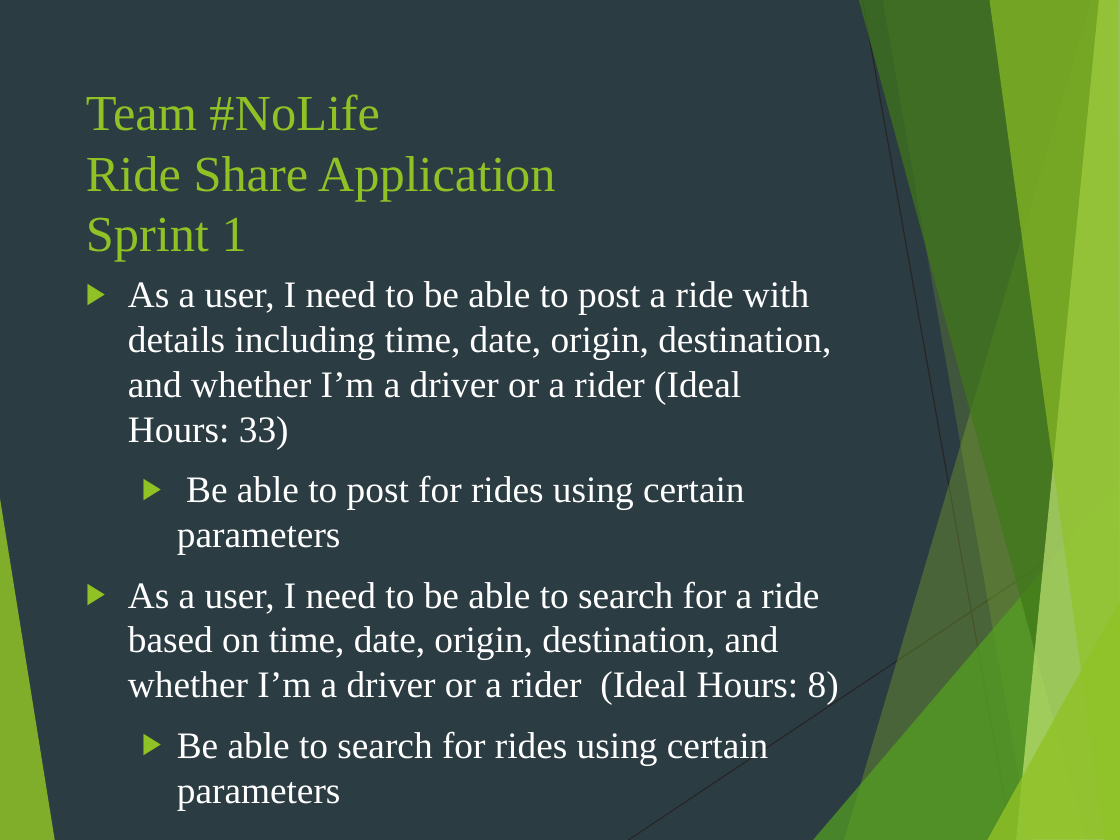
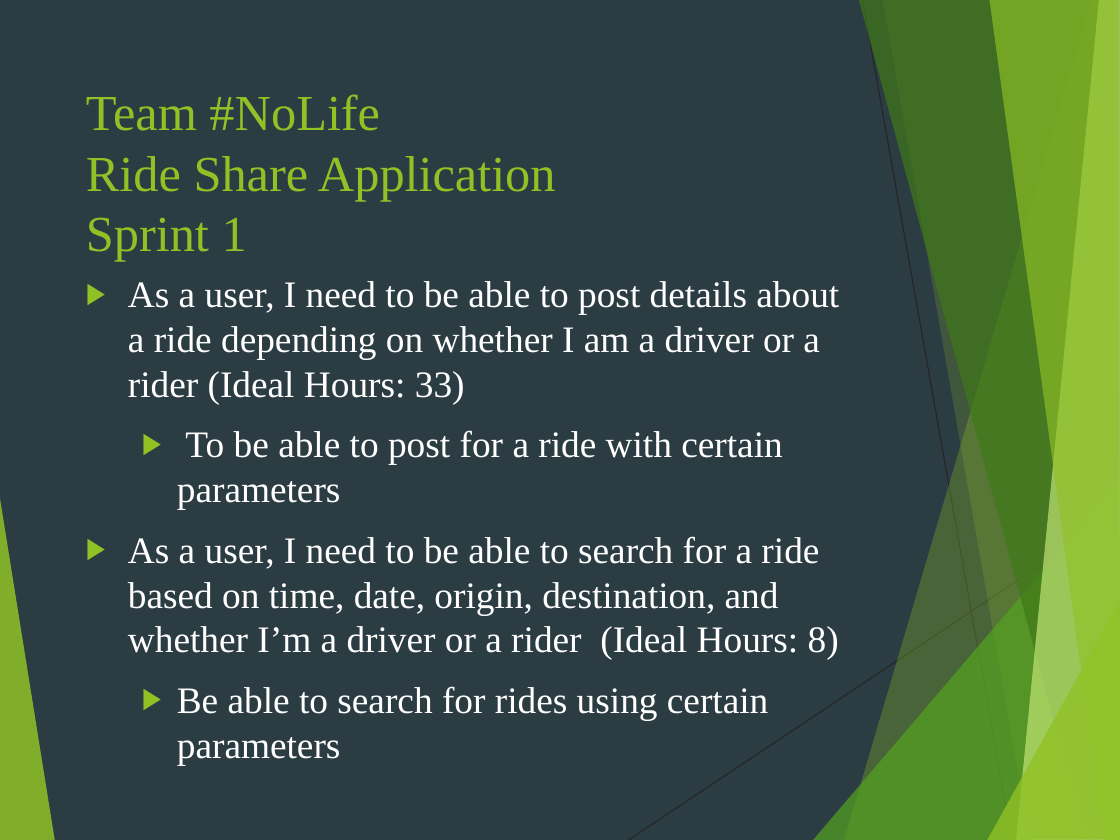
Before and after one commit to aljyu/CMPS-115, a slide deck: slide 3 of Final-InitialPresentation.pptx. Drawn at 1120x840 pixels with LibreOffice and Linux fonts; fonts in the diff are those of the drawing. Boxes give left, top, right and bottom in pixels: in the first picture for what was removed or moved away, otherwise in the second. Text is boxed around its words. In the diff, an @@ line names an element or a change of style, - is before the commit and + after.

```diff
--- a/Final-InitialPresentation.pptx
+++ b/Final-InitialPresentation.pptx
@@ text at (128, 281, 839, 509): text changed @@
-▶ As a user, I need to be able to post a ride with details including time, date, origin, destination, and whether I’m a driver or a rider (Ideal Hours: 33)
-  ▶ Be able to post for rides using certain parameters
+▶ As a user, I need to be able to post details about a ride depending on whether I am a driver or a rider (Ideal Hours: 33)
+  ▶ To be able to post for a ride with certain parameters
```
Also in this commit, not shown: 1 other slide changed.
